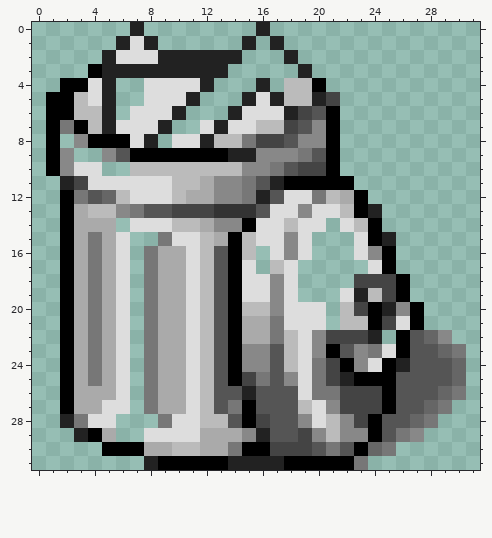
Two versions of one pixel-art sprite, public/favicon.png. The first picture shows the starting point.
The file is 32x32 pixels. The old version is drawn lined up with the new one.
After:
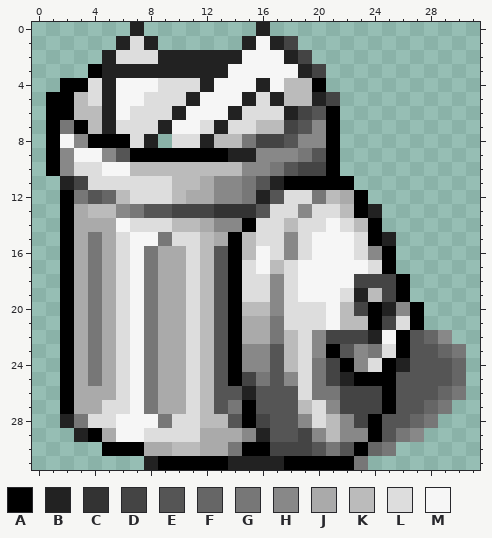
Palette (. is transparent): A #000000  B #222222  C #333333  D #444444  E #555555  F #666666  G #777777  H #888888  J #aaaaaa  K #bbbbbb  L #dddddd  M #f6f6f6
Changes in this commit:
whole drawing moved by +1,+0 (the old picture is shown already moved)
y 1: x 16 . -> M; x 18 . -> D
y 2: x 15..17 ... -> MMM; x 19 . -> D
y 3: x 14..18 ..... -> MMMMM; x 20 . -> D
y 4: x 6..8 ..L -> MMM; x 13..15 ... -> MMM; x 17 . -> M
y 5: x 6..7 .. -> MM; x 12..14 ... -> MMM
y 6: x 6 . -> M; x 11..13 ... -> MMM
y 7: x 10..11 .. -> MM
y 8: x 2 . -> M
y 9: x 3..4 .. -> MM
y 10: x 5..6 .. -> MM
y 14: x 6 . -> M; x 21 . -> M
y 15: x 7..8 .. -> MM; x 20..22 ... -> MMM
y 16: x 7 . -> M; x 16 . -> M; x 20..22 ... -> MMM
y 17: x 7 . -> M; x 16 . -> M; x 19..23 ..... -> MMMMM
y 18: x 7 . -> M; x 19..22 .... -> MMMM
y 19: x 7 . -> M; x 19..21 ... -> MMM
y 20..21: x 7 . -> M; x 21 . -> M
y 22: x 7 . -> M; x 25 . -> M
y 23..27: x 7 . -> M
y 28: x 6..8 ... -> MMM
y 29: x 6..7 .. -> MM
Boxes around the changes in both pictures, in picture pixels (x1, y1, x2, y2):
changed: (60, 36, 396, 442)
